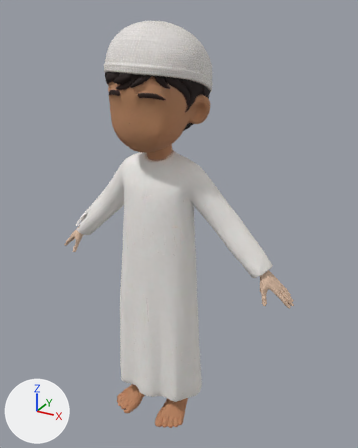
Two versions of the glTF model public/avatars/yusuf.glb, one commit apart.
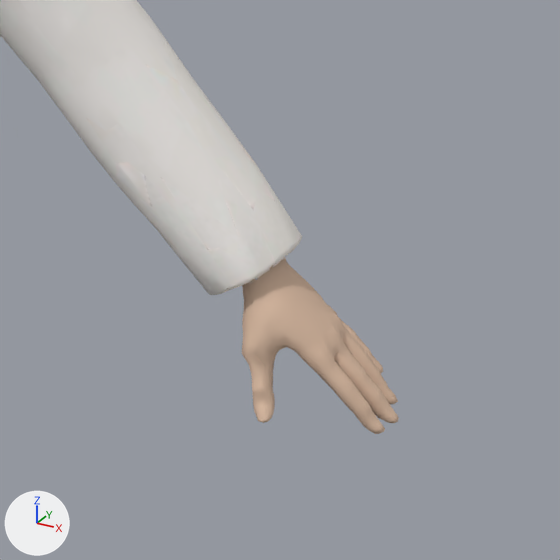
The first picture shows the older version from a 50 mm camera at (78.5, -131.8, 72.1) aimed at (4.8, 2.2, 5.1). The close-ups show the older and then the newer version on the part from 58% to 92% of the width and 48% to 75% of the height of that picture. Only the edits that show in the close-ups are written down. Lighting does not change. The marker at lower left points along +X, +Y and +Z. Vertices at exactly the same position are counted once.

In view in the first close-up: 'char1'.
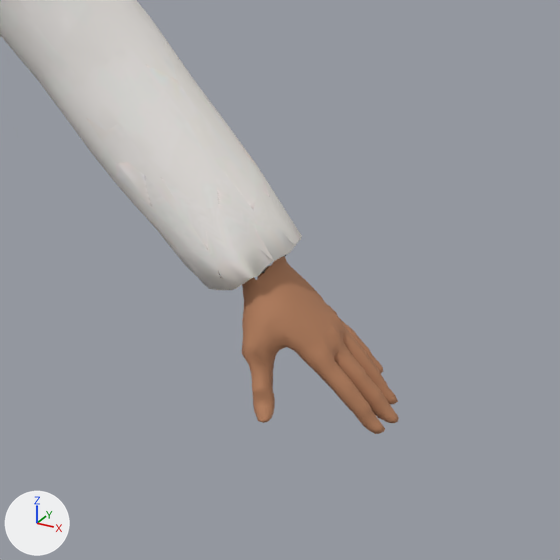
Where the change shows, as pixel boxes [x1, y1, x2, y2] in the close-ups (560 x 560 px; the box of a moved part takes in the faces that stretch with it):
'char1', recoloured, reshaped (beige to brown): [0, 0, 399, 434] in both
part 1 of me_mesh_0, moved or reshaped: before [141, 157, 302, 295]; after [141, 157, 302, 290]

The change, as a list of edits to the scene's bpy script:
```text
Change mat_material_0:
    remove n2 = _N.new('ShaderNodeMix'); n2.name = 'Mix'
    remove n2.data_type = 'RGBA'
    remove n2.blend_type = 'MULTIPLY'
    remove n2.inputs[0].default_value = 1.0  # 'Factor'
    remove n3 = _N.new('ShaderNodeVertexColor'); n3.name = 'Color Attribute'
    where n0 = _N.new('ShaderNodeBsdfPrincipled'); n0.name = 'Principled BSDF'
    where n4 = _N.new('ShaderNodeTexImage'); n4.name = 'Image Texture'
    remove _L.new(n2.outputs[2], n0.inputs[0])  # 'Result' to 'Base Color'
    remove _L.new(n3.outputs[0], n2.inputs[7])  # 'Color' to 'B'
    remove _L.new(n4.outputs[0], n2.inputs[6])  # 'Color' to 'A'
    add _L.new(n4.outputs[0], n0.inputs[0])  # 'Color' to 'Base Color'
Change mat_hands:
    where n0 = _N.new('ShaderNodeBsdfPrincipled'); n0.name = 'Principled BSDF'
    add n0.inputs[0].default_value = (0.485, 0.223, 0.114, 1.0)  # 'Base Color', orange #b9825f
    n0.inputs[2].default_value: 0.75 -> 0.8  # 'Roughness'
    remove n2 = _N.new('ShaderNodeMix'); n2.name = 'Mix'
    remove n2.data_type = 'RGBA'
    remove n2.blend_type = 'MULTIPLY'
    remove n2.inputs[0].default_value = 1.0  # 'Factor'
    remove n2.inputs[7].default_value = (0.729, 0.514, 0.376, 1.0)  # 'B', beige #debea5
    remove n3 = _N.new('ShaderNodeVertexColor'); n3.name = 'Color Attribute'
    remove _L.new(n2.outputs[2], n0.inputs[0])  # 'Result' to 'Base Color'
    remove _L.new(n3.outputs[0], n2.inputs[6])  # 'Color' to 'A'
Change me_mesh_0:
    used by ob_char1; location = (0.0, 0.0, 0.0)
    remove me_mesh_0.from_pydata(...)  # 20115 vertices, 39991 faces; spans x -45.9..46.3, y -19.1..14.4, z -66.5..68.5
    add me_mesh_0.from_pydata(...)  # 20195 vertices, 40193 faces; spans x -45.9..46.3, y -19.1..14.4, z -66.5..68.5
    me_mesh_0 part 1: 264 vertices moved from x 31.8..38.0, y -3.3..4.5, z -6.4..0.5 to x 30.5..37.4, y -3.1..4.7, z -5.9..1.1; 71 vertices removed from x 33.9..38.2, y -3.1..4.4, z -5.6..-2.1; 109 vertices added at x 33.7..37.9, y -3.1..4.4, z -5.5..-1.9
    other edits to the shape of me_mesh_0 do not show in these pictures
```
